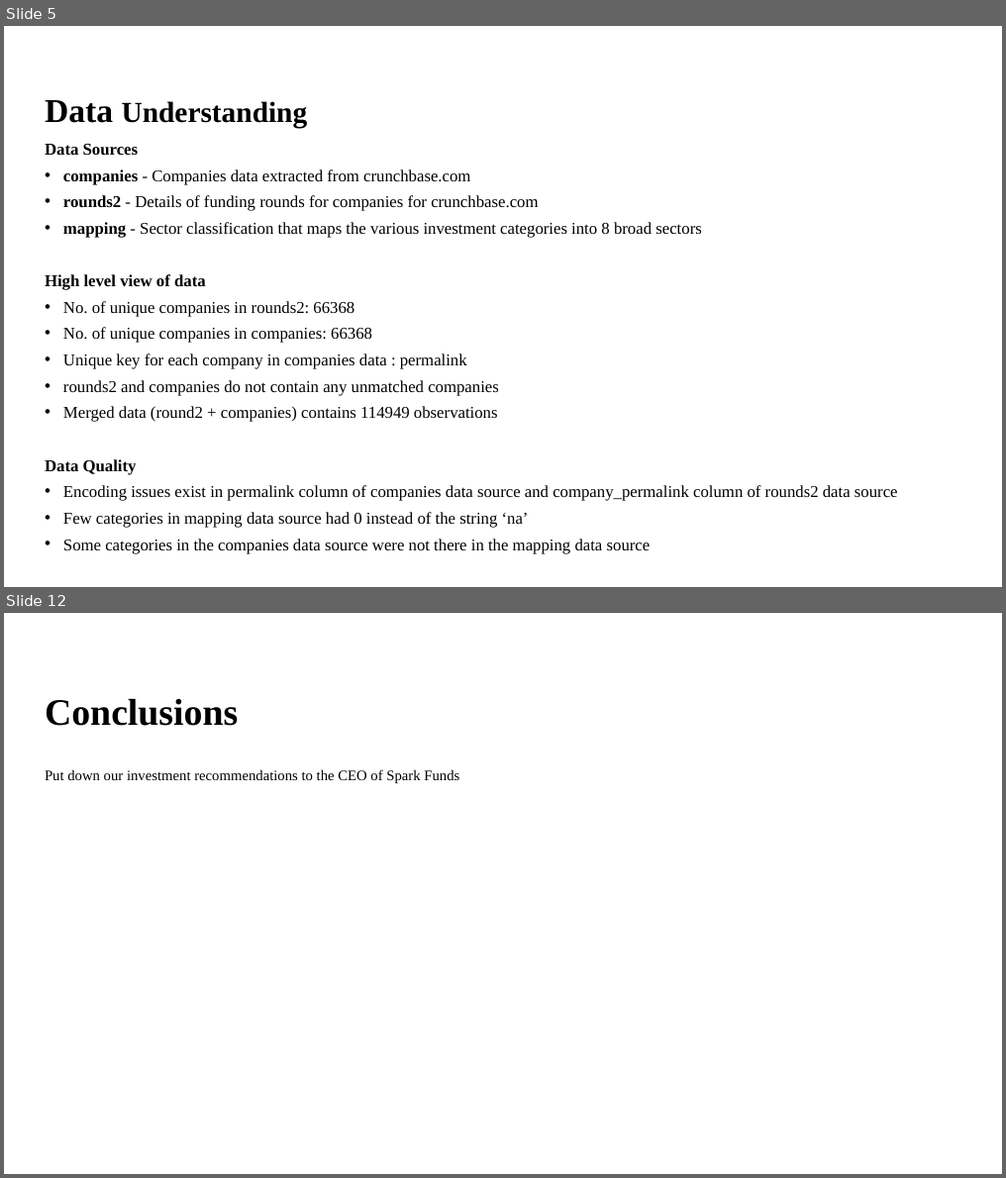
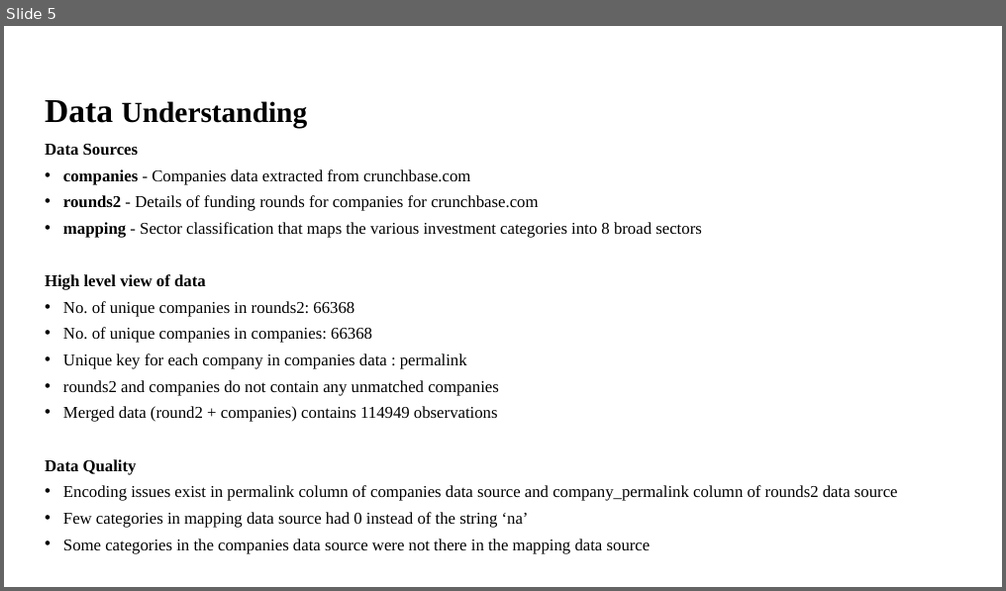
Before and after one commit to Nanditha-G-N/Machine-Learning-Case-Studies, a slide deck: Spark Funds Presentation.pptx. Shown one above the other, each under a label of ours: slides 5 and 12 before the commit, slide 5 after it; the slides between them are not shown. The pictures are 1006x1178 and 1006x591 pixels, drawn with LibreOffice and Linux fonts; fonts in the diff are those of the drawing; background and template pictures are left out. Boxes give left, top, right and bottom in pixels: in the first picture for what was removed or moved away, otherwise in the second. Text is boxed around its words. In the diff, an @@ line names an element or a change of style, - is before the commit and + after.

```diff
--- a/Spark Funds Presentation.pptx
+++ b/Spark Funds Presentation.pptx
@@ slide 12 removed at [4, 613, 1002, 1174], background #FFFFFF @@
@@ title removed at [45, 698, 238, 726] @@
-Conclusions
@@ text removed at [45, 769, 459, 783] @@
-Put down our investment recommendations to the CEO of Spark Funds
```
Also in this commit, not shown: 3 slides changed, 5 slides added, 4 other slides removed.
